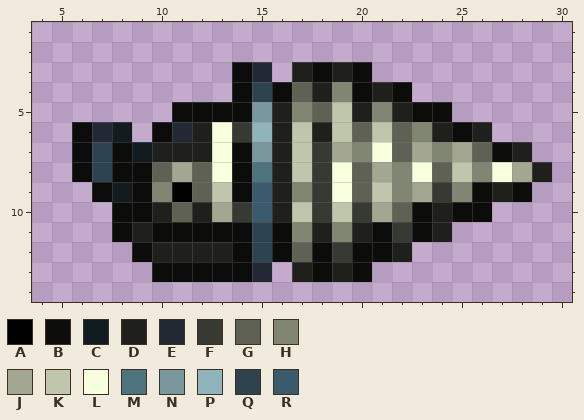
One commit to this pixel-art sprite: content/Entities/Tools/Drill/drill.png. The picture above was drawn from the file before the commit.
The file is 32x16 pixels. Colours within 5 levels of each other are drawn and written as one. Shown: x 4..30, y 1..14.
Palette (. is transparent): A #000000  B #0c0c0b  C #111b20  D #1f201c  E #222935  F #373933  G #5f6154  H #808672  J #a3a690  K #c0c6ac  L #f7ffdd  M #4d737c  N #79989e  P #8fb4bb  Q #2e4350  R #3c5a6d
Pixels before, first column x 6:
 3 ........BE.DBDB.........
 4 ........BQBGDHBDB.......
 5 .....BBBBNDHGKDHDBB.....
 6 BEC.BEDLFPDKDKGKGHDBD...
 7 BQBCDDDLBNDKFJHLGJHJGBD.
 8 BQBBGJGLBMDKFLGJHLGKHLJD
 9 .BCBHAGKBRDHFLGKHJFHBDB.
10 ..BBDGDJFRDKFKFJGBDBB...
11 ..BDBBBBBQBHDHDBFBD.....
12 ...BDDDDBQBGBFBBD.......
13 ....BBBBBE.DBDB.........
Now the later version:
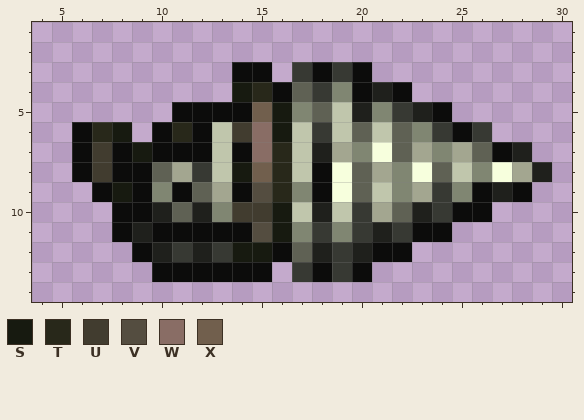
Colours new in this view: S #171a10  T #28281a  U #413c2f  V #544d40  W #896d65  X #715f4d
Change:
Changed rows in their new state; - is an unchanged pixel.
first column x 7:
 3 --------B-F-F-------
 4 -------ST--F--------
 5 --------XS-----FD---
 6 TS--TBKUWS-F-----F-F
 7 U-SBBBK-WT-D--------
 8 U----FKSXT-B--------
 9 -S--B-J-VT-B--------
10 ------HUUS-D----DF--
11 --------VS-F-FD--B--
12 ----F-FSS--D-D-B----
13 --------B-F-F-------
Where, in picture pixels (left, top, right, bottom), the same in both pictures:
changed: (92, 62, 492, 282)
